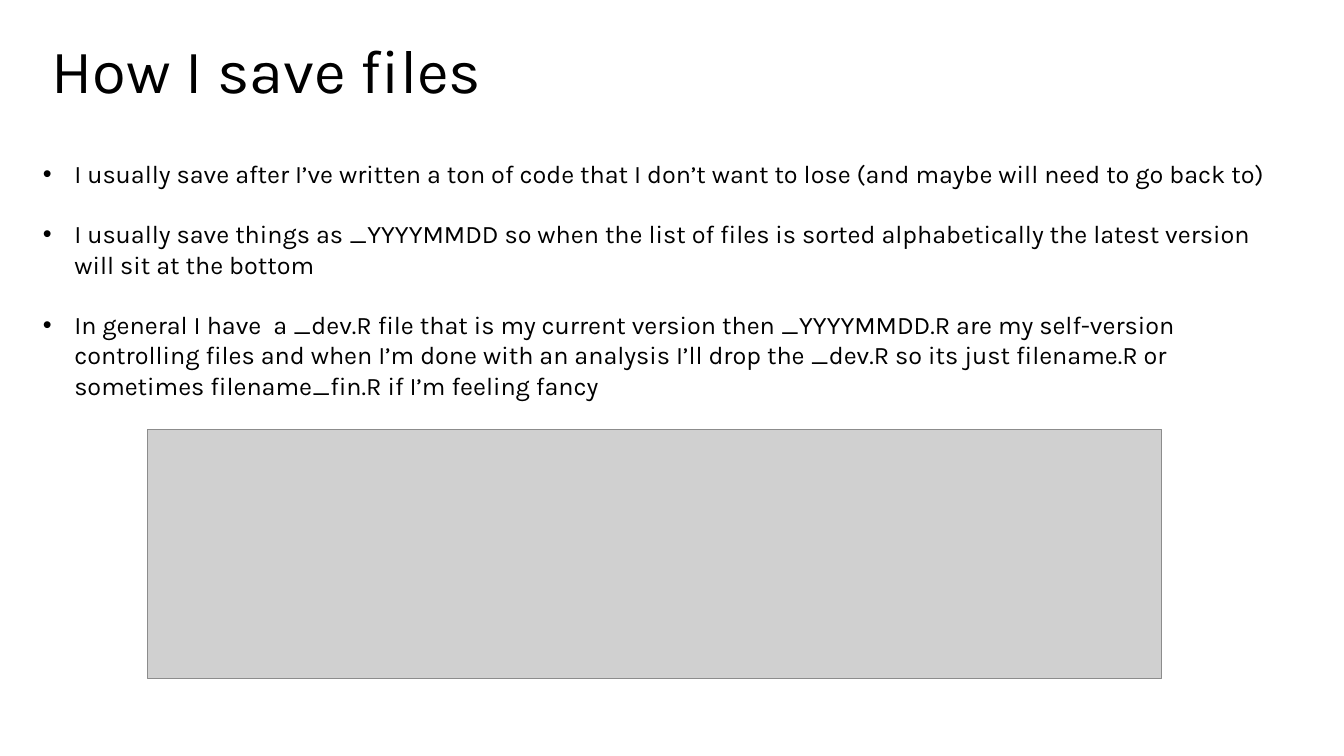
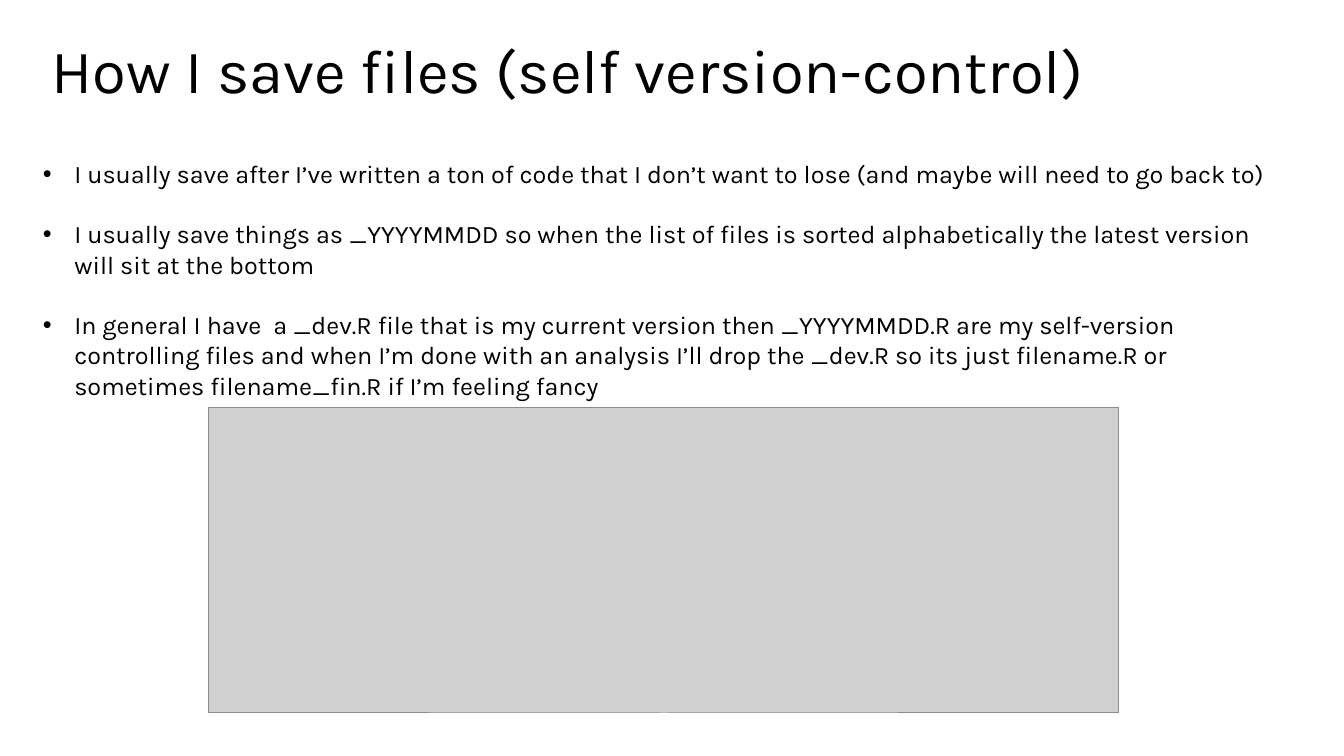
Before and after one commit to justinhylee/QSU_RWorkshop, a slide deck: slide 4 of slides/Session1.pptx. Drawn at 1344x756 pixels with LibreOffice and Linux fonts; fonts in the diff are those of the drawing; grey boxes stand for pictures. Boxes give left, top, right and bottom in pixels: in the first picture for what was removed or moved away, otherwise in the second. Text is boxed around its words. In the diff, an @@ line names an element or a change of style, - is before the commit and + after.

```diff
--- a/slides/Session1.pptx
+++ b/slides/Session1.pptx
@@ title at (x1=52, y1=48, x2=1083, y2=100): text changed @@
-How I save files
+How I save files (self version-control)
@@ picture resized from (x1=147, y1=430, x2=1162, y2=680) to (x1=209, y1=407, x2=1119, y2=713) @@
```
Also in this commit, not shown: 3 other slides changed.
